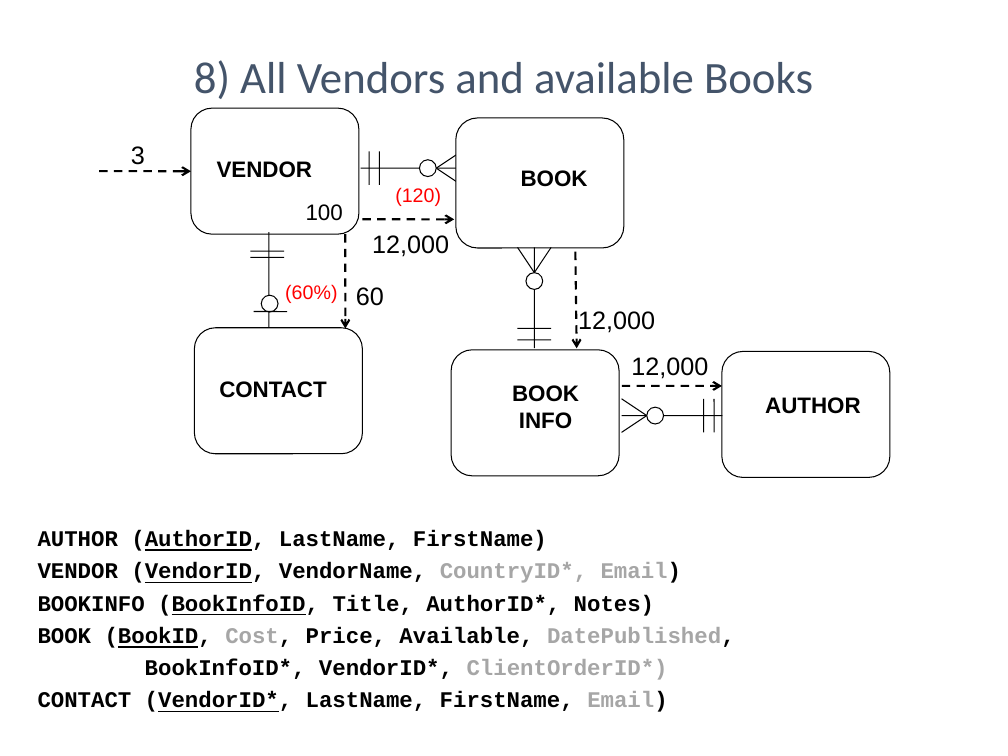
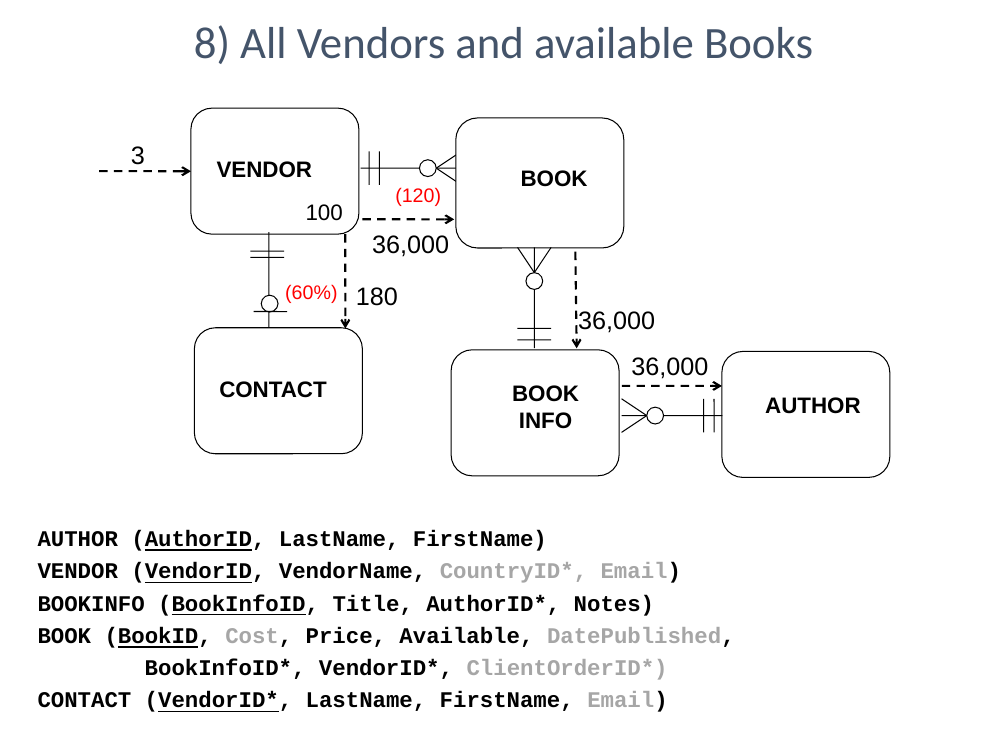
Before and after one commit to sifaZhang/Database-Design-and-Development, a slide deck: slide 18 of assignment1/Case Study C - Information.ppt. Drawn at 1008x756 pixels with LibreOffice and Linux fonts; fonts in the diff are those of the drawing. Boxes give left, top, right and bottom in pixels: in the first picture for what was removed or moved away, otherwise in the second. Text is boxed around its words. In the diff, an @@ line names an element or a change of style, - is before the commit and + after.

```diff
--- a/assignment1/Case Study C - Information.ppt
+++ b/assignment1/Case Study C - Information.ppt
@@ text "8) All Vendors and available ...": place and size @@
-text "8) All Vendors and available ..." at box(194, 60, 813, 99)
+text "8) All Vendors and available ..." at box(194, 25, 813, 64)
@@ text at box(372, 235, 449, 257): text changed @@
-12,000
+36,000
@@ text at box(356, 287, 398, 306): text changed @@
-60
+180
@@ text at box(578, 311, 655, 333): text changed @@
-12,000
+36,000
@@ text at box(631, 357, 708, 379): text changed @@
-12,000
+36,000
```
Also in this commit, not shown: 1 other slide changed, 3 other files.
